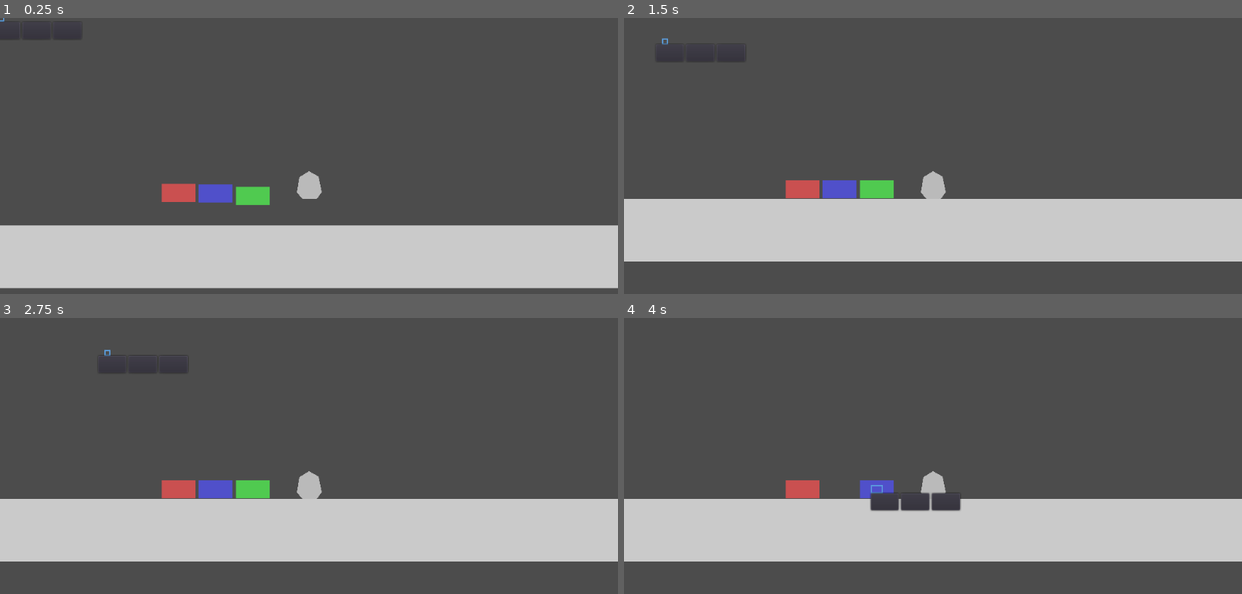
Above: before the commit, frames 1-4 (two rows, left to right).
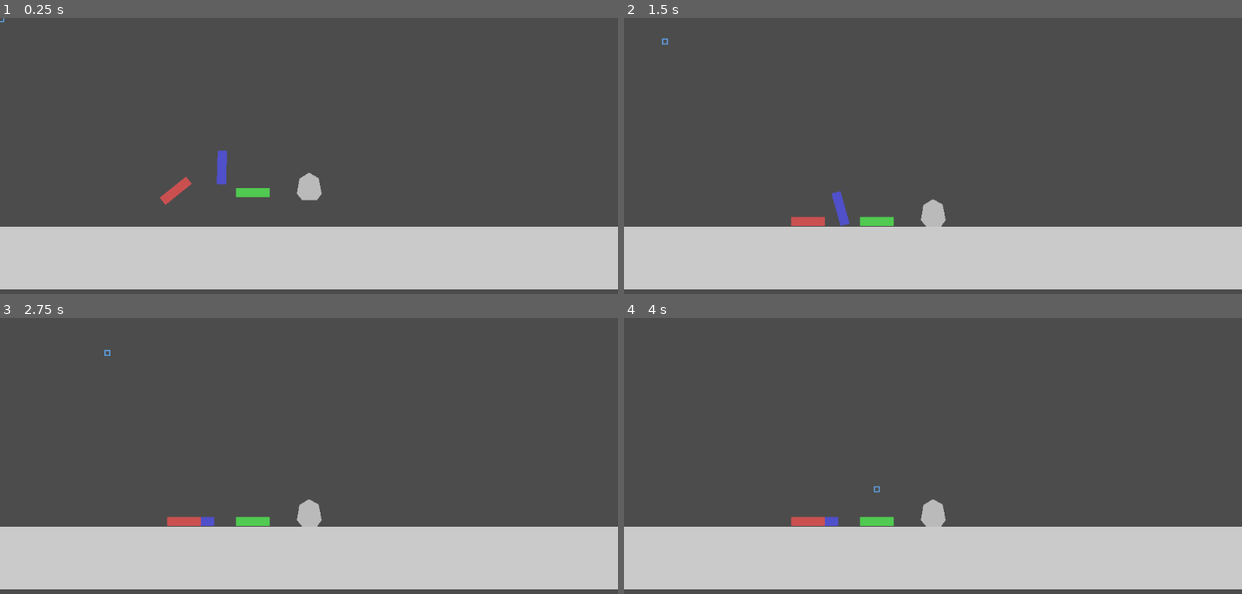
Above: after the commit, the same moments.

Repository: mikhail-shafigullin/godot-wild-jam-58
Game: Godot game, scene res://NN_test/PhysicTest.tscn
Two runs of this game, one before a commit and one after it. Both use one fixed random seed, a clock stepped at 60 frames per second and the inputs below. This scene is started directly instead of the project's main scene.
Inputs (mouse positions are in pixels of both pictures, inside the frame that each line leads up to):
- Up to frame 1 (0.25 s): no input
- Up to frame 2 (1.5 s): click (630, 29) at 0.52 s; click (667, 42) at 1.27 s
- Up to frame 3 (2.75 s): click (105, 353) at 2.02 s
- Up to frame 4 (4 s): tap Enter (ui_accept) at 2.75, 3.02, 3.77 s; move the mouse to (840, 489) at 2.77 s; hold Right (ui_right) 2.78-3.53 s; click (840, 489) at 2.92 s; move the mouse to (877, 489) at 3.52 s; hold Down (ui_down) from 3.53 s (still down); click (877, 489) at 3.67 s

The runs differ from the first frame. In frame 1, 2.2% of the frame differs, in the area x 0-100%, y 0-99%; in frame 2, 21%; in frame 3, 21%, in the area x 0-100%, y 13-99%; in frame 4, 20%.

Commit message:
buttons /, _ ,\''

Diff:
--- a/NN_test/PhysicTest.tscn
+++ b/NN_test/PhysicTest.tscn
@@ -1,15 +1,14 @@
-[gd_scene load_steps=6 format=2]
+[gd_scene load_steps=5 format=2]
 
 [ext_resource path="res://NN_test/1x1.png" type="Texture" id=1]
 [ext_resource path="res://src/characters/Player.tscn" type="PackedScene" id=2]
-[ext_resource path="res://src/ship/blueprint/BlueprintManager.tscn" type="PackedScene" id=3]
 [ext_resource path="res://src/ship/thrust/TestThruster.tscn" type="PackedScene" id=4]
 
 [sub_resource type="RectangleShape2D" id=1]
 extents = Vector2( 513.5, 52 )
 
 [node name="PhysicTest" type="Node2D"]
-pause_mode = 1
+pause_mode = 2
 
 [node name="ground" type="StaticBody2D" parent="."]
 position = Vector2( 8, 583 )
@@ -24,13 +23,17 @@
 texture = ExtResource( 1 )
 
 [node name="Player" parent="." instance=ExtResource( 2 )]
+pause_mode = 0
 position = Vector2( 508, 527 )
 mass = 13.92
 breaking_distance = 3.0
 
 [node name="BlueZ-5" parent="." instance=ExtResource( 4 )]
-position = Vector2( 353, 518 )
+position = Vector2( 356, 472 )
+rotation = 1.60254
 z_index = -5
+mass = 57.27
+thrust_multiplying = 101.0
 
 [node name="1X1" parent="BlueZ-5" index="1"]
 self_modulate = Color( 0.396078, 0.396078, 1, 1 )
@@ -38,27 +41,21 @@
 [node name="GreeZ5" parent="." instance=ExtResource( 4 )]
 position = Vector2( 415, 522 )
 z_index = 5
-mass = 4.37
+mass = 57.27
+thrust_multiplying = 101.0
 
 [node name="1X1" parent="GreeZ5" index="1"]
 self_modulate = Color( 0.396078, 1, 0.396078, 1 )
 
 [node name="RedZ0" parent="." instance=ExtResource( 4 )]
 position = Vector2( 292, 517 )
-joints_softness = 0.29
+rotation = -0.676792
+mass = 57.27
+thrust_multiplying = 101.0
 
 [node name="1X1" parent="RedZ0" index="1"]
 self_modulate = Color( 1, 0.396078, 0.396078, 1 )
 
-[node name="CanvasLayer" type="CanvasLayer" parent="."]
-follow_viewport_enable = true
-
-[node name="BlueprintManager" parent="CanvasLayer" instance=ExtResource( 3 )]
-anchor_right = 0.0
-anchor_bottom = 0.0
-margin_right = 1024.0
-margin_bottom = 600.0
-
 [editable path="BlueZ-5"]
 [editable path="GreeZ5"]
 [editable path="RedZ0"]
--- a/project.godot
+++ b/project.godot
@@ -9,7 +9,7 @@
 config_version=4
 
 _global_script_classes=[ {
-"base": "Area2D",
+"base": "RayCast2D",
 "class": "BPProbe",
 "language": "GDScript",
 "path": "res://src/ship/blueprint/Probe.gd"
--- a/src/characters/Player.gd
+++ b/src/characters/Player.gd
@@ -8,7 +8,7 @@
 func _ready():
 	is_parts_root = true
 	can_sleep = false
-	can_be_grabbed = false
+	# can_be_grabbed = false
 
 	camera.make_current()
 
--- a/src/characters/Player.tscn
+++ b/src/characters/Player.tscn
@@ -1,19 +1,29 @@
-[gd_scene load_steps=3 format=2]
+[gd_scene load_steps=4 format=2]
 
 [ext_resource path="res://src/characters/Player.gd" type="Script" id=1]
+[ext_resource path="res://src/ship/blueprint/BlueprintManager.tscn" type="PackedScene" id=2]
 
 [sub_resource type="CapsuleShape2D" id=1]
 radius = 18.0
 height = 10.0
 
 [node name="Player" type="RigidBody2D"]
+pause_mode = 2
 collision_layer = 272
 script = ExtResource( 1 )
-can_be_grabbed = false
+part_visual_size = Vector2( 45, 45 )
 
 [node name="Camera" type="Camera2D" parent="."]
 current = true
+process_mode = 0
+drag_margin_h_enabled = true
+drag_margin_v_enabled = true
+drag_margin_left = 0.4
+drag_margin_top = 0.05
+drag_margin_right = 0.4
+drag_margin_bottom = 0.33
 editor_draw_limits = true
+editor_draw_drag_margin = true
 
 [node name="Core" type="CollisionShape2D" parent="."]
 position = Vector2( 0, -23 )
@@ -22,3 +32,7 @@
 [node name="TempCore" type="Polygon2D" parent="Core"]
 color = Color( 0.733333, 0.733333, 0.733333, 1 )
 polygon = PoolVector2Array( 0, -23, -16, -13, -20, 12, -11, 23, 13, 23, 21, 12, 16, -14 )
+
+[node name="CanvasLayer" type="CanvasLayer" parent="."]
+
+[node name="BlueprintManager" parent="CanvasLayer" instance=ExtResource( 2 )]
--- a/src/ship/PartBase.gd
+++ b/src/ship/PartBase.gd
@@ -18,7 +18,7 @@
 export var joints_softness: float = 0
 export var part_visual_size: Vector2 = Vector2(10,10)
 export(NodePath) var main_sprite_path
-onready var main_sprite = get_node(main_sprite_path)
+onready var main_sprite: Sprite
 
 # array of PartJoints
 # Joins will connect only to parent
@@ -49,6 +49,15 @@
 	set_collision_layer_bit(0, false)
 	set_collision_layer_bit(8, true)
 	#set_collision_mask_bit(8, true)
+
+func _ready():
+	if (main_sprite_path):
+		main_sprite = get_node(main_sprite_path)
+	_find_probes()
+
+func _physics_process(delta):
+	if (health > 0 and not is_parts_root):
+		_update_joints()
 
 # Base functions
 func part_slice():
@@ -89,6 +98,7 @@
 		children_parts.remove(index)
 
 func can_be_build() -> bool:
+	_scan_probes()
 	if best_part == null or best_part == self:
 		return false
 	#recursion check
@@ -124,7 +134,7 @@
 		probe.mark_inactive()
 		var overlap = probe.get_overlapping_bodies()
 		for body in overlap:
-			if body != self:
+			if body != self and (body.get_class() == get_class()):
 				if nodes_probes.has(body):
 					nodes_probes[body].append(probe)
 					nodes_score[body] = _score_probes(body.global_position, nodes_probes[body])
@@ -237,13 +247,6 @@
 func on_bp_deactivate():
 	pass
 
-func _ready():
-	_find_probes()
-
-func _physics_process(delta):
-	if (health > 0 and not is_parts_root):
-		_update_joints()
-
 func _update_joints():
 	for j in part_joints:
 		var distance:float = (position - j.rest_position).length()
--- a/src/ship/blueprint/BlueprintManager.gd
+++ b/src/ship/blueprint/BlueprintManager.gd
@@ -9,65 +9,43 @@
 const grab_hover_layers: int = 16
 var rotation_target: float = 0
 var rotation_step: float = 0
+var vp_offset: Vector2
 
 func _ready():
 	State.bp_manager = self
 
 func _process(delta):
+	# vp_offset = State.player.get_canvas_transform().origin
+	# rect_global_position = vp_offset
 	if holding_part != null:
 		holding_part._scan_probes()
 		holding_part.global_position = holding_part.get_global_mouse_position()
 		holding_part.rotation_degrees = rotation_target
 
 func _on_gui_input(event: InputEvent):
+	if event is InputEventKey:
+		if event.pressed and event.scancode == KEY_ESCAPE:
+			print("pause")
+			get_tree().paused = !get_tree().paused
+
+	if event is InputEventMouseMotion:
+		if holding_part:
+			pass
+
 	if event is InputEventMouseButton:
 		if event.pressed:
-			var part = get_part_under_cursor()
+			var part = bp_cursor.get_part_under_cursor()
 			if part:
 				click_on_part(part)
 
-func get_part_under_cursor() -> PartBase:
-	var ray_caster: RayCast2D = RayCast2D.new()
-	var _root = State.get_root_scene()
-	if not _root:
-		print("cant cast ray here")
-		return null
-
-	_root.add_child(ray_caster)
-	ray_caster.collision_mask = 256
-	ray_caster.global_position = _root.get_global_mouse_position()
-	ray_caster.cast_to = Vector2(-5,-10)
-	ray_caster.force_raycast_update()
-
-	var last_hit = ray_caster.is_colliding()
-	var hits = []
-	while last_hit != null:
-		last_hit = ray_caster.get_collider()
-		if last_hit:
-			ray_caster.add_exception(last_hit)
-			if last_hit is PartBase:
-				hits.append(last_hit)
-				print("hit :%s Z: %d"%[last_hit, last_hit.z_index])
-			ray_caster.force_raycast_update()
-
-	ray_caster.queue_free()
-	if not hits.empty():
-		var best_hit = hits[0]
-		for hit in hits:
-			if hit.z_index > best_hit.z_index:
-				best_hit = hit
-		print("best hit :%s Z: %d"%[best_hit, best_hit.z_index])
-
-		return best_hit
-	else:
-		return null
 
 func click_on_part(part: PartBase):
 	print("CLICK")
 	if holding_part:
 		free_active_part()
 	else:
-		grab_part(part)
+		bp_cursor.focus_on_part(part)
+		# grab_part(part)
 
 func free_active_part():
 	if holding_part:
@@ -108,7 +86,6 @@
 	if !part.can_be_grabbed:
 		return
 	stabilize_part(part)
-	bp_cursor.focus_on(part)
 
 	free_active_part()
 	part.z_index = 999
--- a/src/ship/blueprint/BlueprintManager.tscn
+++ b/src/ship/blueprint/BlueprintManager.tscn
@@ -7,14 +7,14 @@
 [node name="BlueprintManager" type="Control"]
 anchor_right = 1.0
 anchor_bottom = 1.0
+focus_mode = 1
 script = ExtResource( 1 )
 
 [node name="Cursor" type="Panel" parent="."]
 margin_right = 12.0
 margin_bottom = 12.0
 rect_min_size = Vector2( 10, 10 )
-mouse_filter = 1
-input_pass_on_modal_close_click = false
+mouse_filter = 2
 size_flags_horizontal = 0
 size_flags_vertical = 0
 custom_styles/panel = ExtResource( 3 )
@@ -23,26 +23,30 @@
 
 [node name="Tween" type="Tween" parent="Cursor"]
 
-[node name="ToolPanel" type="HBoxContainer" parent="Cursor"]
+[node name="ToolPanel" type="HBoxContainer" parent="."]
 margin_right = 148.0
 margin_bottom = 28.0
+rect_rotation = 0.034269
+custom_constants/separation = 16
 alignment = 1
 
-[node name="Button" type="Button" parent="Cursor/ToolPanel"]
-margin_right = 46.0
+[node name="Button" type="Button" parent="ToolPanel"]
+margin_right = 38.0
+margin_bottom = 28.0
+focus_mode = 1
+size_flags_horizontal = 3
+size_flags_vertical = 3
+enabled_focus_mode = 1
+
+[node name="Button2" type="Button" parent="ToolPanel"]
+margin_left = 54.0
+margin_right = 93.0
 margin_bottom = 28.0
 size_flags_horizontal = 3
 size_flags_vertical = 3
 
-[node name="Button2" type="Button" parent="Cursor/ToolPanel"]
-margin_left = 50.0
-margin_right = 97.0
-margin_bottom = 28.0
-size_flags_horizontal = 3
-size_flags_vertical = 3
-
-[node name="Button3" type="Button" parent="Cursor/ToolPanel"]
-margin_left = 101.0
+[node name="Button3" type="Button" parent="ToolPanel"]
+margin_left = 109.0
 margin_right = 148.0
 margin_bottom = 28.0
 size_flags_horizontal = 3
--- a/src/ship/blueprint/Cursor.gd
+++ b/src/ship/blueprint/Cursor.gd
@@ -9,19 +9,32 @@
 var follow: bool = true
 var follow_target: Node2D
 onready var root_scene = State.get_root_scene()
-onready var tool_panel = $ToolPanel
+onready var tool_panel: HBoxContainer = $"../ToolPanel"
 export var tool_panel_offset: Vector2 = Vector2(-20, 0)
+var timer: Timer
+var pos_offset: Vector2
+
 
 func _ready():
 	mark_normal()
-	# focus_on(Vector2(150,100), Vector2(150, 150))
+	# lock_on(Vector2(150,100), Vector2(150, 150))
+	timer = Timer.new()
+	timer.connect("timeout",self,"_on_timer_timeout")
+	add_child(timer)
 
 func set_cursor_position(new_center: Vector2, _rotation: float = 0):
-	rect_global_position = new_center - rect_size/2
-	tool_panel.rect_position = rect_size + tool_panel_offset
+	rect_global_position = new_center - rect_size/2 + pos_offset
+	set_panel_position()
+	rect_pivot_offset = rect_size*0.5
 	rect_rotation = _rotation
 
+func set_panel_position():
+	tool_panel.rect_global_position = rect_global_position + rect_size + tool_panel_offset
+
 func _process(delta):
+	pos_offset = State.player.get_canvas_transform().origin - get_canvas_transform().origin
+	if tool_panel.visible:
+		set_panel_position()
 	if follow:
 		if follow_target:
 			if follow_target is PartBase:
@@ -34,28 +47,55 @@
 			set_cursor_position(root_scene.get_global_mouse_position(),
 								root_scene.global_rotation_degrees)
 
-func focus_on(node):
+func focus_on_part(part: PartBase):
+	mark_active()
+	tween.stop_all()
+	rect_size = Vector2.ZERO
+	if follow_target:
+		var prev_center
+		if follow_target is PartBase:
+			prev_center = follow_target.get_part_global_position() + pos_offset - follow_target.get_part_size()*0.5
+		else:
+			prev_center = follow_target.global_position
+		rect_global_position = prev_center
+
+	if not get_tree().paused:
+		lock_on(part)
+		return
+
+	follow = false
+	follow_target = part
+
+	var part_size = part.get_part_size()
+	tween.interpolate_property(self, "rect_global_position",
+		rect_global_position, part.get_part_global_position() + pos_offset - part_size*0.5, interpolation_speed,
+		Tween.TRANS_LINEAR, Tween.EASE_IN_OUT)
+	tween.interpolate_property(self, "rect_rotation",
+		rect_rotation, part.get_part_global_rotation(), interpolation_speed,
+		Tween.TRANS_LINEAR, Tween.EASE_IN_OUT)
+	tween.interpolate_property(self, "rect_pivot_offset",
+		rect_pivot_offset, part_size*0.5, interpolation_speed,
+		Tween.TRANS_LINEAR, Tween.EASE_IN_OUT)
+	set_cursor_size(part_size)
+
+	timer.stop()
+	timer.wait_time = interpolation_speed
+	timer.start()
+
+func _on_timer_timeout():
+	if (follow_target):
+		lock_on(follow_target)
+
+func lock_on(node):
 	follow = true
 	follow_target = node
 
-	var _global_position = node.global_position
-	var size = Vector2.ZERO
-	tween.interpolate_property(self, "rect_global_position",
-		rect_global_position, _global_position, interpolation_speed,
-		Tween.TRANS_LINEAR, Tween.EASE_IN_OUT)
-
-	# tween.interpolate_property(self, "rect_pivot_offset",
-	# 	rect_pivot_offset, size*0.5, interpolation_speed,
-	# 	Tween.TRANS_LINEAR, Tween.EASE_IN_OUT)
 
 	set_cursor_size(follow_target.get_part_size())
 
-
-	tween.start()
-
 func mark_active():
 	add_stylebox_override("panel", sb_active)
-	follow = false
+	tool_panel.show()
 
 func set_cursor_size(size: Vector2):
 	tween.interpolate_property(self, "rect_size",
@@ -66,9 +106,45 @@
 func mark_normal():
 	set_cursor_size(Vector2(cursor_size, cursor_size))
 	add_stylebox_override("panel", sb_normal)
+	tool_panel.hide()
 	follow = true
 	follow_target = null
 
+func get_part_under_cursor() -> PartBase:
+	var ray_caster: RayCast2D = RayCast2D.new()
+	var _root = State.get_root_scene()
+	if not _root:
+		print("cant cast ray here")
+		return null
+
+	_root.add_child(ray_caster)
+	ray_caster.collision_mask = 256
+	ray_caster.global_position = _root.get_global_mouse_position()
+	ray_caster.cast_to = Vector2(-5,-10)
+	ray_caster.force_raycast_update()
+
+	var last_hit = ray_caster.is_colliding()
+	var hits = []
+	while last_hit != null:
+		last_hit = ray_caster.get_collider()
+		if last_hit:
+			ray_caster.add_exception(last_hit)
+			if last_hit is PartBase:
+				hits.append(last_hit)
+				print("hit :%s Z: %d"%[last_hit, last_hit.z_index])
+			ray_caster.force_raycast_update()
+
+	ray_caster.queue_free()
+	if not hits.empty():
+		var best_hit = hits[0]
+		for hit in hits:
+			if hit.z_index > best_hit.z_index:
+				best_hit = hit
+		print("best hit :%s Z: %d"%[best_hit, best_hit.z_index])
+
+		return best_hit
+	else:
+		return null
 
 func _on_tween_all_completed():
 	pass
--- a/src/ship/blueprint/Probe.gd
+++ b/src/ship/blueprint/Probe.gd
@@ -1,15 +1,34 @@
+tool
 class_name BPProbe
-extends Area2D
+extends RayCast2D
 
 onready var sprite: Sprite = get_node("sprite")
-onready var area: CollisionShape2D = get_node("shape")
 
 func _ready():
-	var collision_scale:float = area.shape.radius
-	sprite.scale = Vector2(collision_scale, collision_scale)
+	pause_mode = PAUSE_MODE_PROCESS
+	var texture_size: Vector2 = sprite.texture.get_size()
+	var caster_scale:float =  cast_to.length() / max(texture_size.x, texture_size.y)
+	sprite.position = Vector2(0, cast_to.length()*0.5)
+	sprite.scale = Vector2(caster_scale, caster_scale)
 
 func mark_inactive():
-	sprite.modulate = Color.red
+	sprite.self_modulate = Color.red
 
 func mark_active():
-	sprite.modulate = Color.green
+	sprite.self_modulate = Color.green
+
+func get_overlapping_bodies() -> Array:
+
+	force_raycast_update()
+	var last_hit = get_collider()
+	var hits: Array = []
+	while last_hit != null:
+		if last_hit:
+			add_exception(last_hit)
+			if last_hit is Node2D:
+				hits.append(last_hit)
+
+			force_raycast_update()
+			last_hit = get_collider()
+	clear_exceptions()
+	return hits
--- a/src/ship/blueprint/Probe.tscn
+++ b/src/ship/blueprint/Probe.tscn
@@ -1,19 +1,16 @@
-[gd_scene load_steps=4 format=2]
+[gd_scene load_steps=3 format=2]
 
 [ext_resource path="res://src/ship/blueprint/Probe.gd" type="Script" id=1]
-[ext_resource path="res://NN_test/1x1.png" type="Texture" id=2]
+[ext_resource path="res://src/ship/blueprint/pin_target.png" type="Texture" id=2]
 
-[sub_resource type="CircleShape2D" id=2]
-radius = 5.46
-
-[node name="Probe" type="Area2D"]
-collision_layer = 0
-collision_mask = 16
-input_pickable = false
+[node name="Probe" type="RayCast2D"]
+pause_mode = 2
+cast_to = Vector2( 0, 10 )
+collision_mask = 272
 script = ExtResource( 1 )
 
-[node name="shape" type="CollisionShape2D" parent="."]
-shape = SubResource( 2 )
-
 [node name="sprite" type="Sprite" parent="."]
+show_behind_parent = true
+position = Vector2( 0, 5 )
+scale = Vector2( 0.15625, 0.15625 )
 texture = ExtResource( 2 )
--- a/src/ship/thrust/TestThruster.tscn
+++ b/src/ship/thrust/TestThruster.tscn
@@ -5,7 +5,7 @@
 [ext_resource path="res://NN_test/1x1.png" type="Texture" id=3]
 
 [sub_resource type="RectangleShape2D" id=1]
-extents = Vector2( 29, 16 )
+extents = Vector2( 29, 8.5 )
 
 [node name="TestThruster" type="RigidBody2D"]
 collision_layer = 272
@@ -13,33 +13,30 @@
 mass = 10.0
 contact_monitor = true
 script = ExtResource( 2 )
-breaking_distance = 7.957
-joints_softness = 0.066
 main_sprite_path = NodePath("1X1")
-max_joint_score = 1.11111e+06
-min_joint_score = 0.001
-thrust_multiplying = 100.0
 
 [node name="CollisionShape2D" type="CollisionShape2D" parent="."]
+position = Vector2( 0, -7.5 )
 shape = SubResource( 1 )
 
 [node name="1X1" type="Sprite" parent="."]
-scale = Vector2( 55.9614, 30.7577 )
+position = Vector2( 0, -7.68942 )
+scale = Vector2( 55.9614, 15.3788 )
 texture = ExtResource( 3 )
 
 [node name="Probe" parent="." instance=ExtResource( 1 )]
-position = Vector2( -13, -14 )
+position = Vector2( -23, -15 )
 
 [node name="Probe2" parent="." instance=ExtResource( 1 )]
-position = Vector2( 0, -6 )
+position = Vector2( -12, -15 )
 
 [node name="Probe3" parent="." instance=ExtResource( 1 )]
-position = Vector2( 13, -14 )
+position = Vector2( 24, -15 )
 
 [node name="Probe4" parent="." instance=ExtResource( 1 )]
-position = Vector2( -13, 11 )
+position = Vector2( 0, -15 )
 
 [node name="Probe5" parent="." instance=ExtResource( 1 )]
-position = Vector2( 13, 11 )
+position = Vector2( 12, -15 )
 
 [connection signal="input_event" from="." to="." method="_on_TestThruster_input_event"]
Binary file added: src/ship/blueprint/pin_target.png
Not shown, added: src/ship/blueprint/pin_target.png.import
